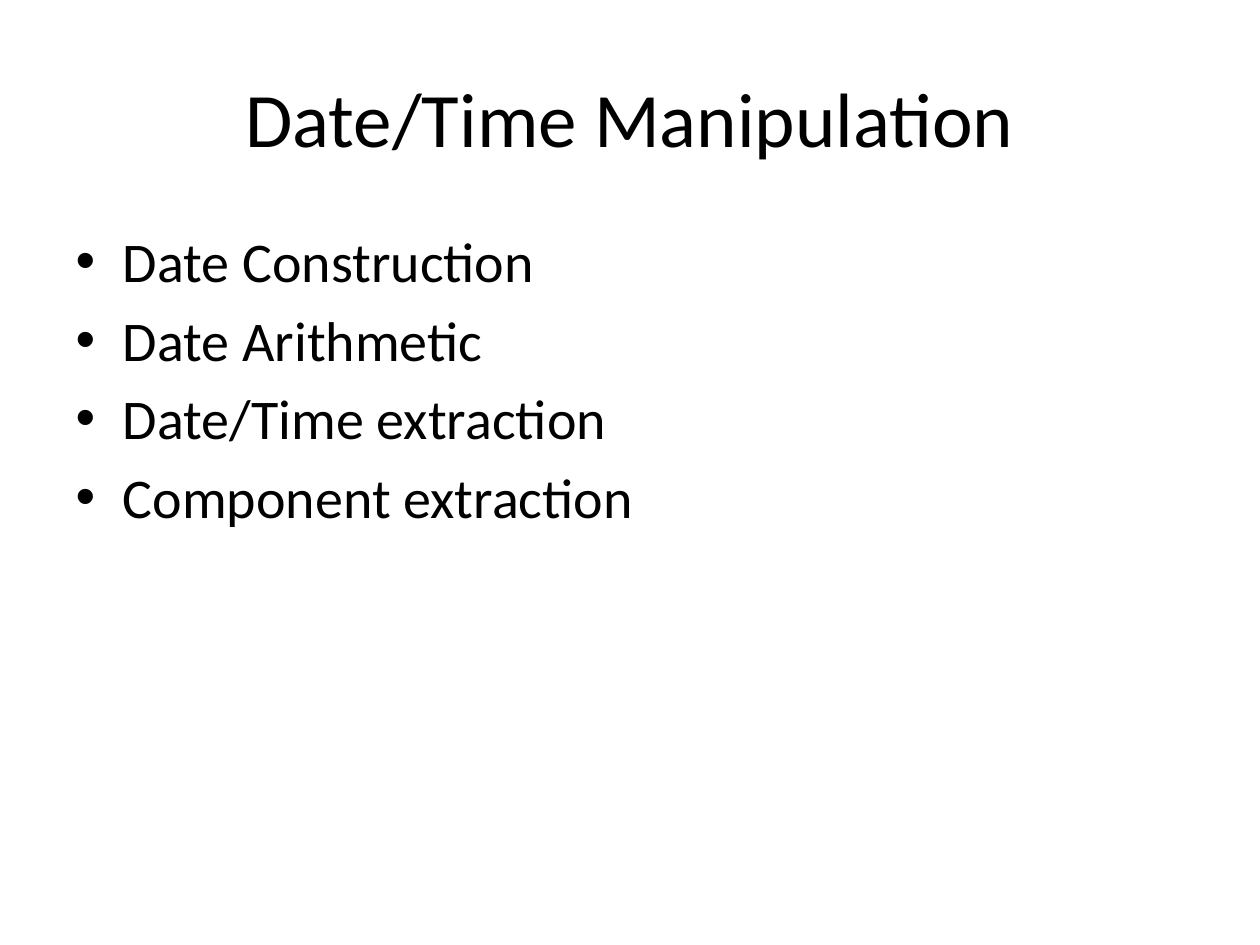
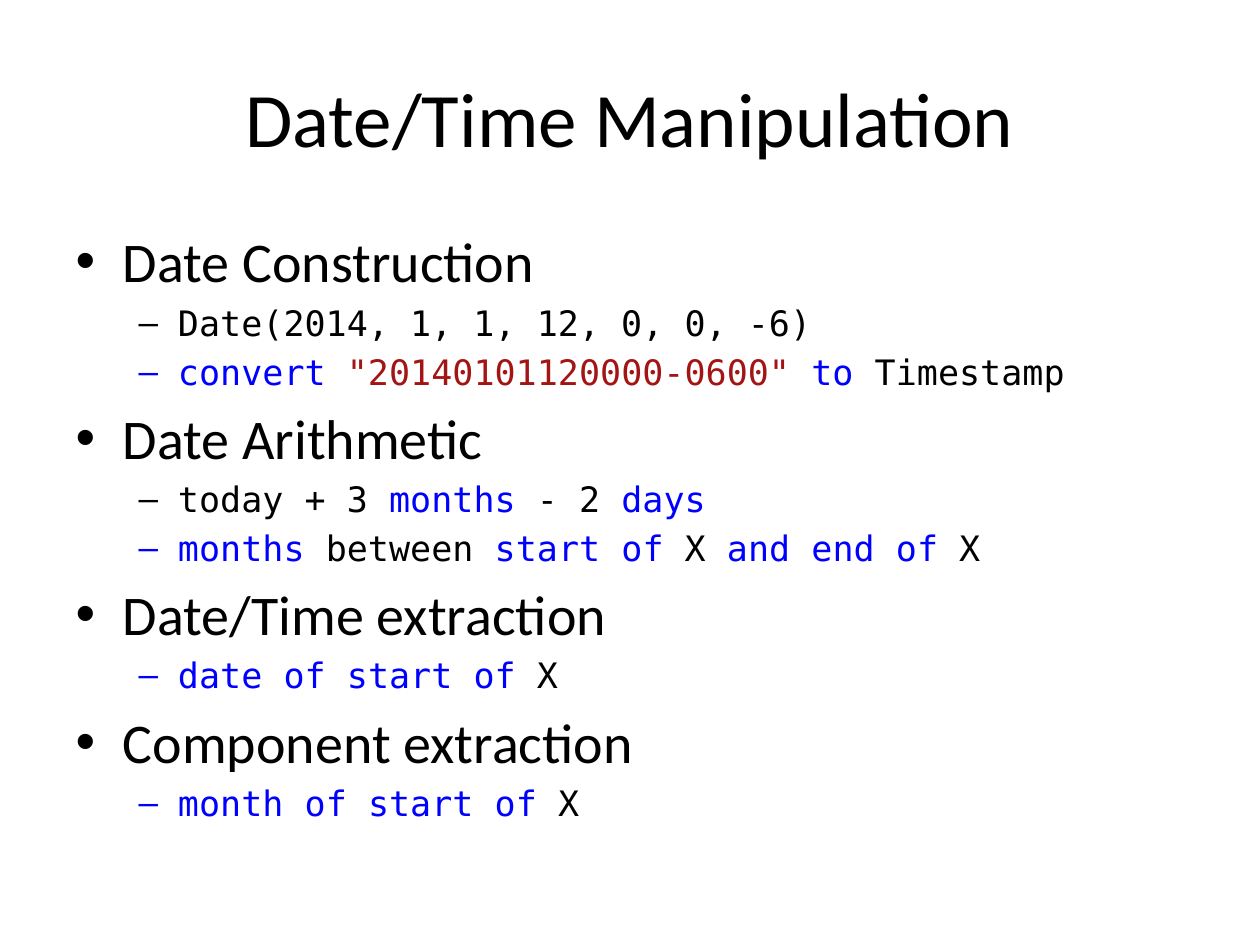
Before and after one commit to cqframework/OneModel, a slide deck: slide 12 of CQL/Documents/CQL_Technical_Introduction_20140604.pptx (slide 7 before the commit). Drawn at 1260x945 pixels with LibreOffice and Linux fonts; fonts in the diff are those of the drawing. Boxes give left, top, right and bottom in pixels: in the first picture for what was removed or moved away, otherwise in the second. Text is boxed around its words. In the diff, an @@ line names an element or a change of style, - is before the commit and + after.

```diff
--- a/CQL/Documents/CQL_Technical_Introduction_20140604.pptx
+++ b/CQL/Documents/CQL_Technical_Introduction_20140604.pptx
@@ text at (178, 309, 1065, 393): paragraphs added @@
+  – Date(2014, 1, 1, 12, 0, 0, -6)
+  – convert "20140101120000-0600" to Timestamp
@@ text at (178, 485, 980, 562): paragraphs added @@
+  – today + 3 months - 2 days
+  – months between start of X and end of X
@@ text at (178, 661, 558, 689): paragraph added @@
+  – date of start of X
@@ text at (178, 789, 579, 817): paragraph added @@
+  – month of start of X
```
Also in this commit, not shown: 5 other slides changed, 4 slides added, 9 slides removed, 11 other files.
